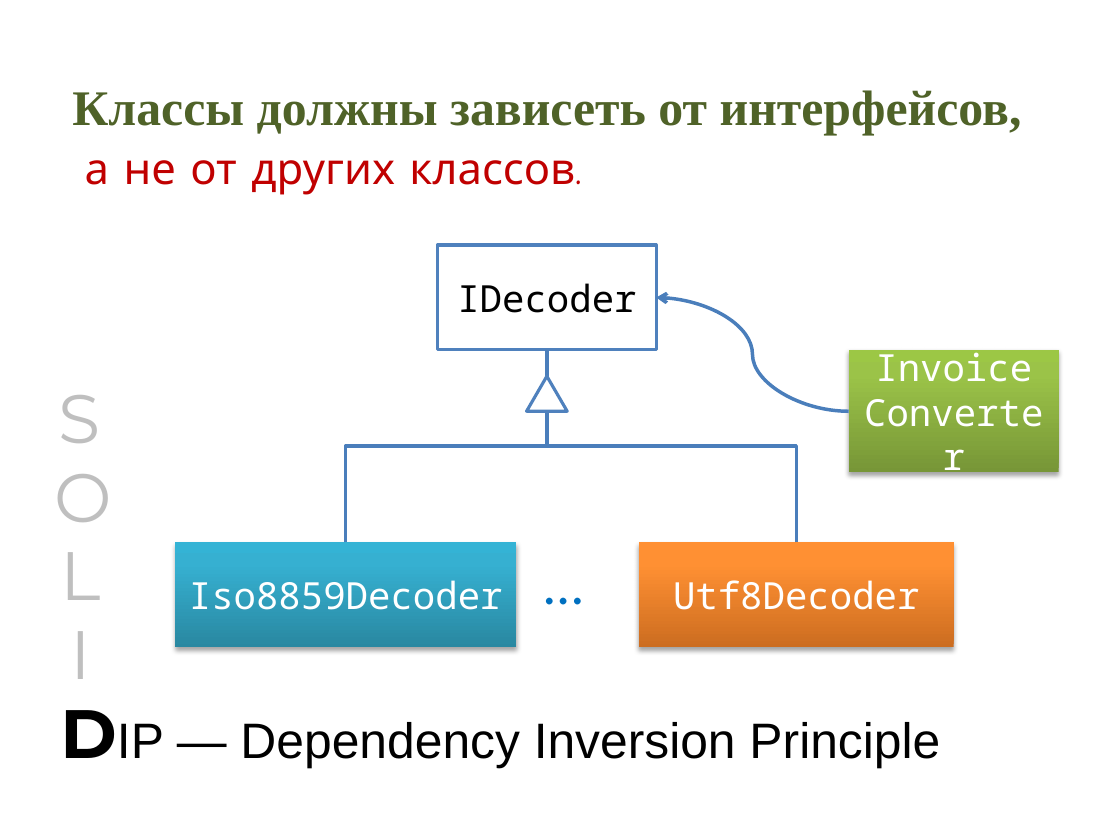
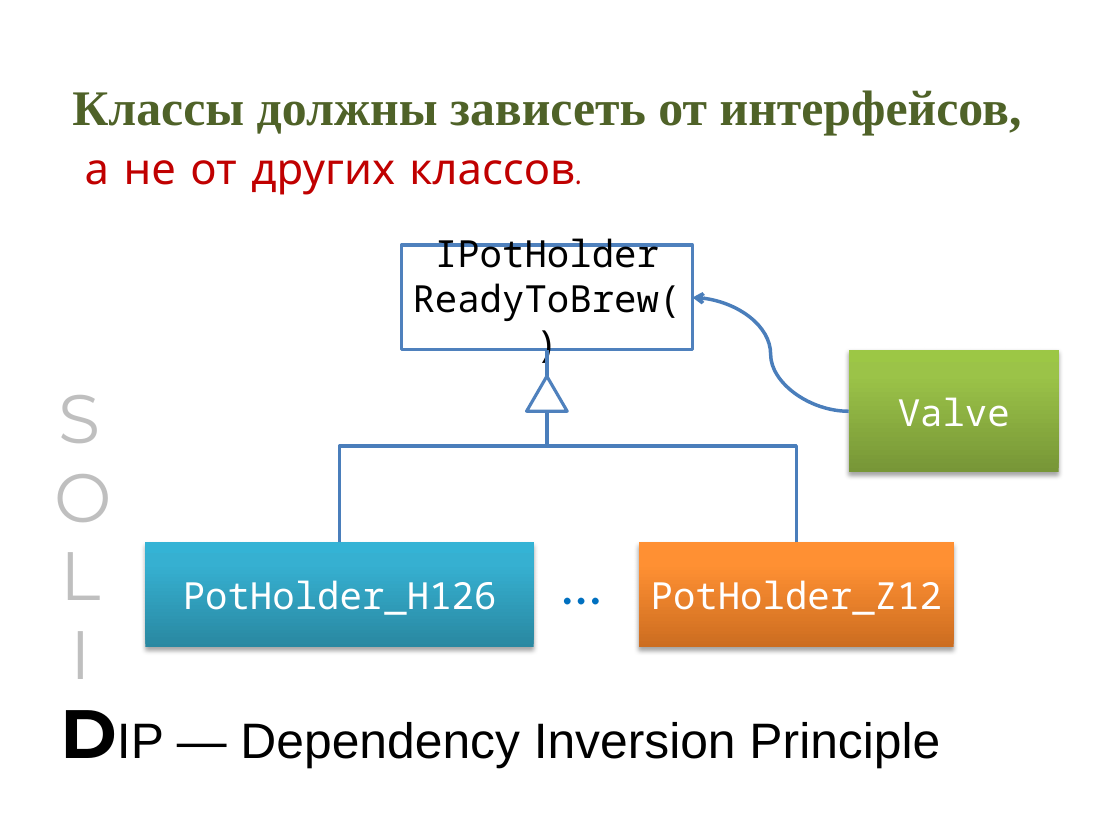
Before and after one commit to kontur-edu/2013, a slide deck: slide 24 of CodeDesign/Проектирование @ КрешКурс2013.pptx (slide 29 before the commit). Drawn at 1120x840 pixels with LibreOffice and Linux fonts; fonts in the diff are those of the drawing. Boxes give left, top, right and bottom in pixels: in the first picture for what was removed or moved away, otherwise in the second. Text is boxed around its words. In the diff, an @@ line names an element or a change of style, - is before the commit and + after.

```diff
--- a/CodeDesign/Проектирование @ КрешКурс2013.pptx
+++ b/CodeDesign/Проектирование @ КрешКурс2013.pptx
@@ rectangle "IPotHolder": place and size @@
-rectangle "IPotHolder" at box(438, 245, 656, 351)
+rectangle "IPotHolder" at box(401, 245, 692, 351)
@@ text in rectangle at box(413, 238, 682, 321): text changed @@
-IDecoder
+IPotHolder
+ReadyToBrew()
@@ curved arrow moved from (849, 411) - (656, 298) to (849, 411) - (692, 298) @@
@@ elbow line moved from (346, 542) - (547, 349) to (339, 542) - (547, 349) @@
@@ text in rectangle at box(898, 397, 1010, 427): text changed @@
-Invoice
-Converter
+Valve
@@ rectangle "PotHolder_H126": place and size @@
-rectangle "PotHolder_H126" at box(175, 542, 516, 647)
+rectangle "PotHolder_H126" at box(146, 542, 534, 647)
@@ text "…": place and size @@
-text "…" at box(534, 542, 596, 622)
+text "…" at box(551, 542, 613, 622)
@@ text in rectangle at box(183, 580, 497, 615): text changed @@
-Iso8859Decoder
+PotHolder_H126
@@ text in rectangle at box(651, 580, 942, 615): text changed @@
-Utf8Decoder
+PotHolder_Z12
```
Also in this commit, not shown: 11 other slides changed, 6 slides added, 45 slides removed.
